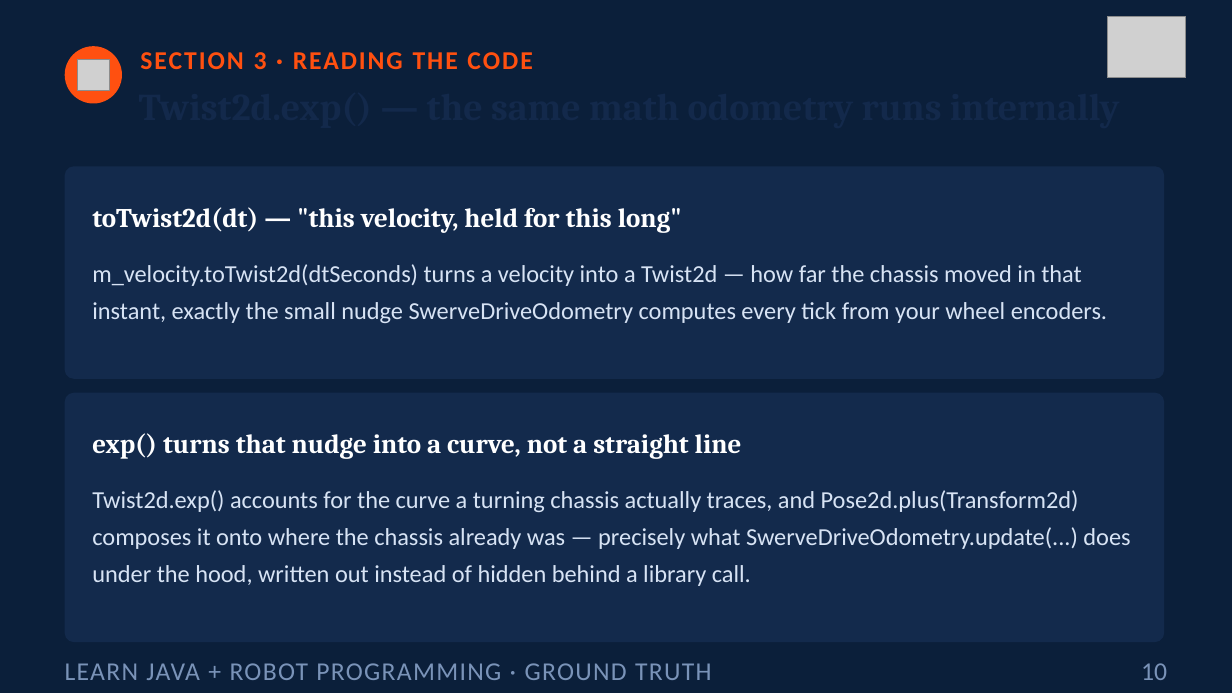
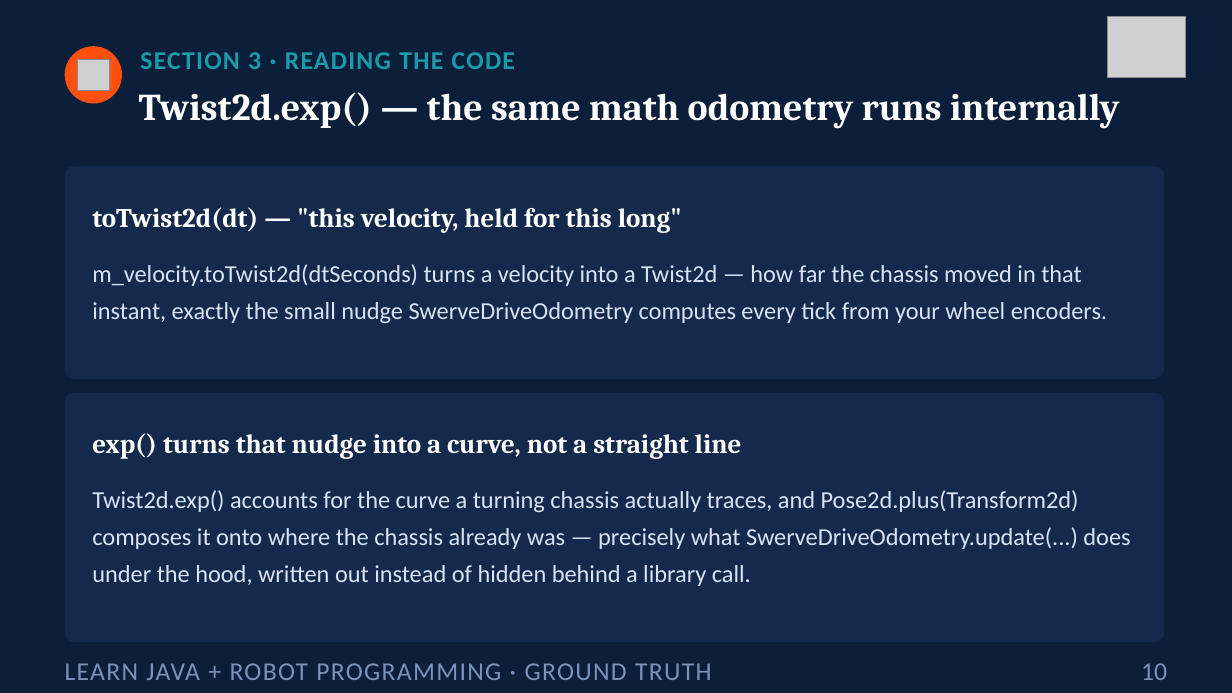
Before and after one commit to FRC5010/BasicRobotLessons, a slide deck: slide 10 of docs/presentations/v3/16-ground-truth.pptx. Drawn at 1232x693 pixels with LibreOffice and Linux fonts; fonts in the diff are those of the drawing; grey boxes stand for pictures. Boxes give left, top, right and bottom in pixels: in the first picture for what was removed or moved away, otherwise in the second. Text is boxed around its words. In the diff, an @@ line names an element or a change of style, - is before the commit and + after.

```diff
--- a/docs/presentations/v3/16-ground-truth.pptx
+++ b/docs/presentations/v3/16-ground-truth.pptx
@@ text "SECTION 3 · READING THE ..." at (x1=140, y1=52, x2=515, y2=69): text colour #FF5010 to #1B9AAA, letter spacing 1.5 to 1 pt @@
@@ text added at (x1=139, y1=92, x2=1120, y2=129), 29.5 pt, text #FFFFFF, bold @@
+Twist2d.exp() — the same math odometry runs internally
```
Also in this commit, not shown: 7 other slides changed, 1 slide added, 6 other files.
